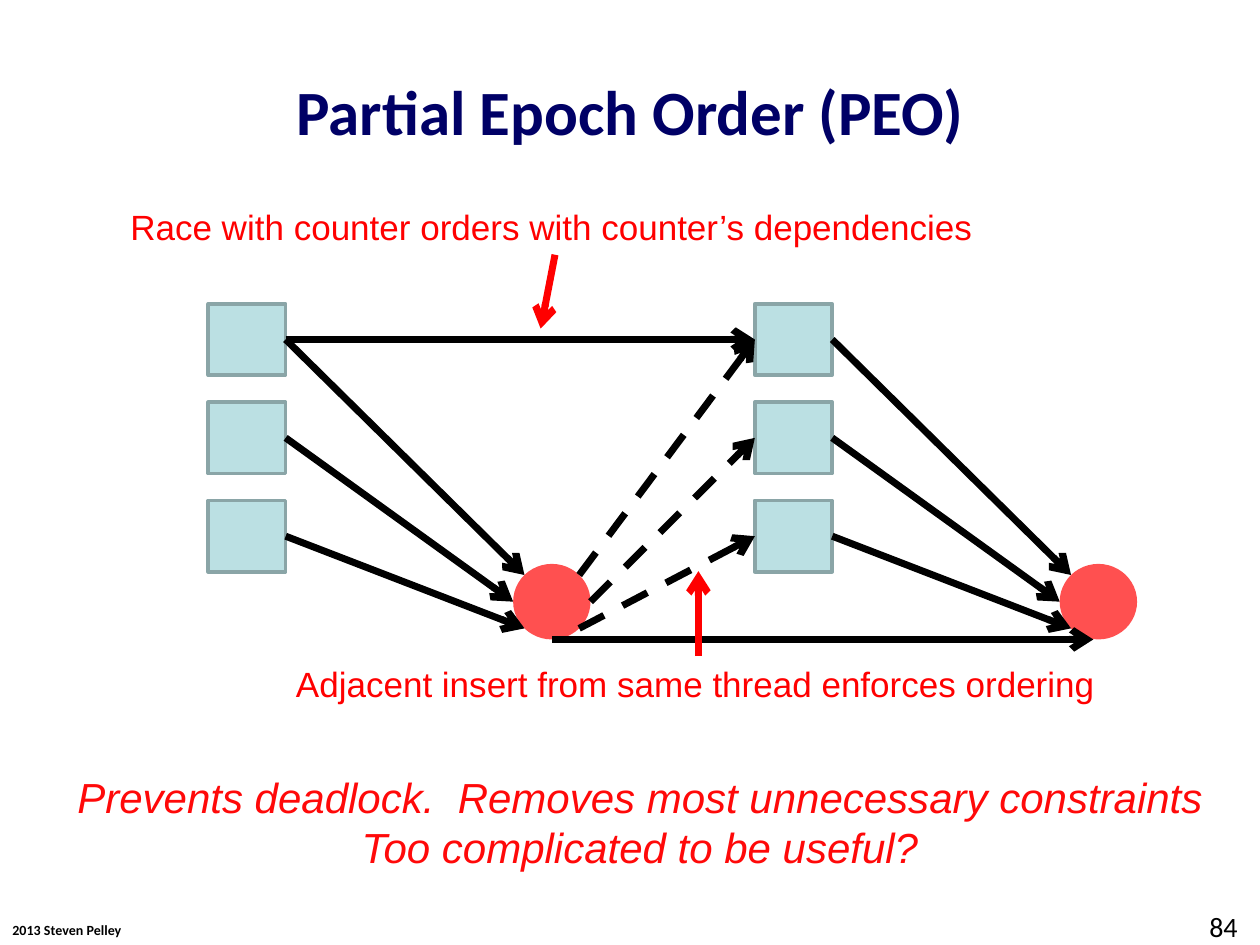
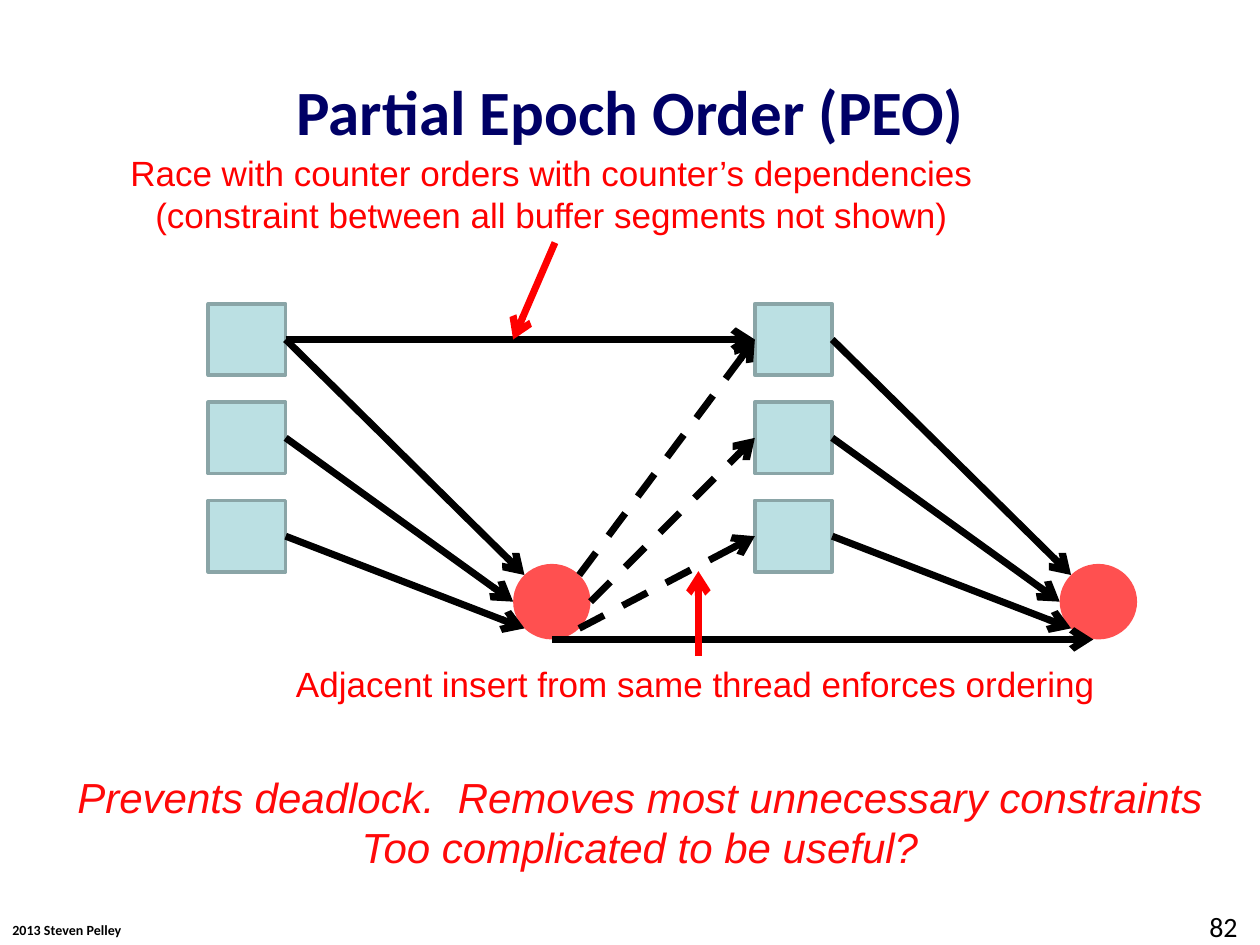
Before and after one commit to Abulila/dissertation, a slide deck: slide 82 of proposal/proposal.pptx (slide 84 before the commit). Drawn at 1260x945 pixels with LibreOffice and Linux fonts; fonts in the diff are those of the drawing; background and template pictures are left out. Boxes give left, top, right and bottom in pixels: in the first picture for what was removed or moved away, otherwise in the second. Text is boxed around its words. In the diff, an @@ line names an element or a change of style, - is before the commit and + after.

```diff
--- a/proposal/proposal.pptx
+++ b/proposal/proposal.pptx
@@ text "Race with counter orders with ...": place and size @@
-text "Race with counter orders with ..." at bbox=[130, 214, 972, 247]
+text "Race with counter orders with ..." at bbox=[130, 160, 972, 235]
@@ text at bbox=[155, 202, 947, 235]: paragraph added @@
+(constraint between all buffer segments not shown)
@@ arrow moved from (554, 255) - (541, 329) to (554, 243) - (513, 339) @@
@@ page number at bbox=[1209, 918, 1237, 938]: text changed @@
-84
+82
```
Also in this commit, not shown: 25 other slides changed, 4 slides added, 6 slides removed.
